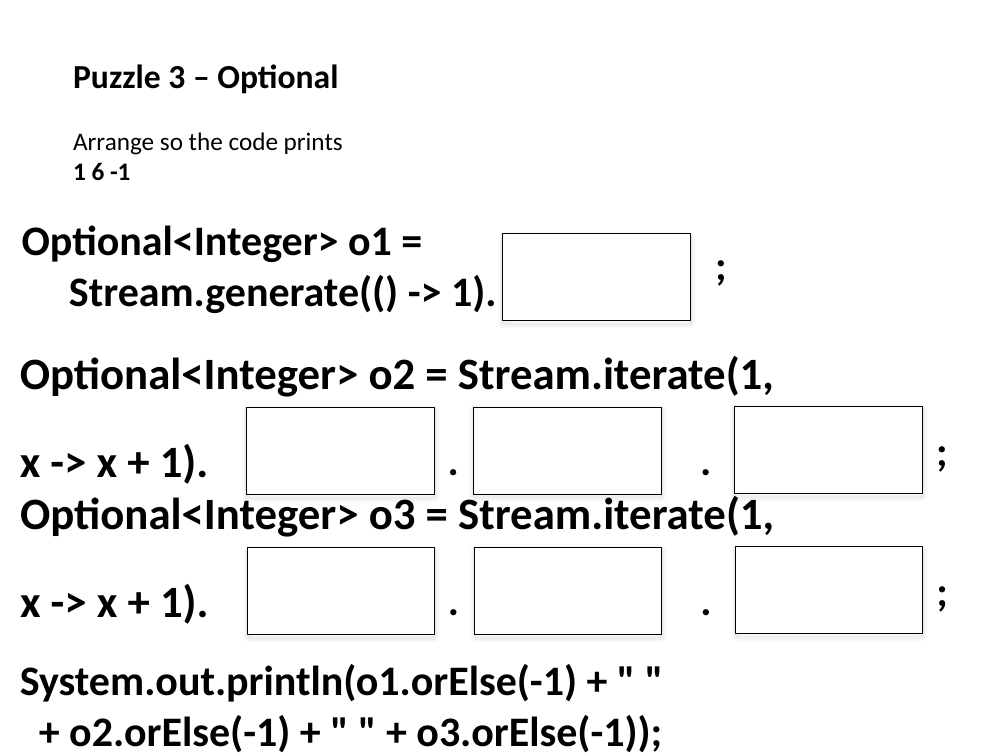
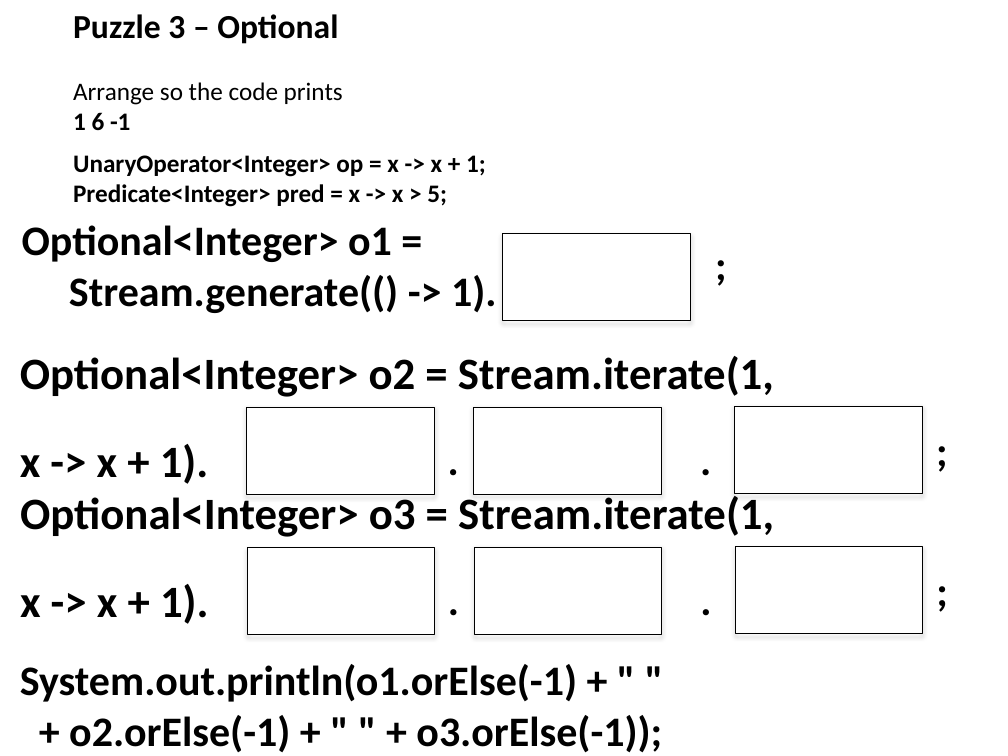
Before and after one commit to boyarsky/java-8-streams-by-puzzles, a slide deck: slide 5 of docs/Puzzles-Handouts.pptx. Drawn at 1008x756 pixels with LibreOffice and Linux fonts; fonts in the diff are those of the drawing. Boxes give left, top, right and bottom in pixels: in the first picture for what was removed or moved away, otherwise in the second. Text is boxed around its words. In the diff, an @@ line names an element or a change of style, - is before the commit and + after.

```diff
--- a/docs/Puzzles-Handouts.pptx
+++ b/docs/Puzzles-Handouts.pptx
@@ text "Puzzle 3 – Optional": place and size @@
-text "Puzzle 3 – Optional" at box(73, 64, 343, 180)
+text "Puzzle 3 – Optional" at box(73, 14, 343, 130)
@@ text added at box(73, 155, 486, 207), 18 pt, text #000000, bold @@
+UnaryOperator<Integer> op = x -> x + 1;
+Predicate<Integer> pred = x -> x > 5;
```
Also in this commit, not shown: 1 other slide changed, 1 other file.
